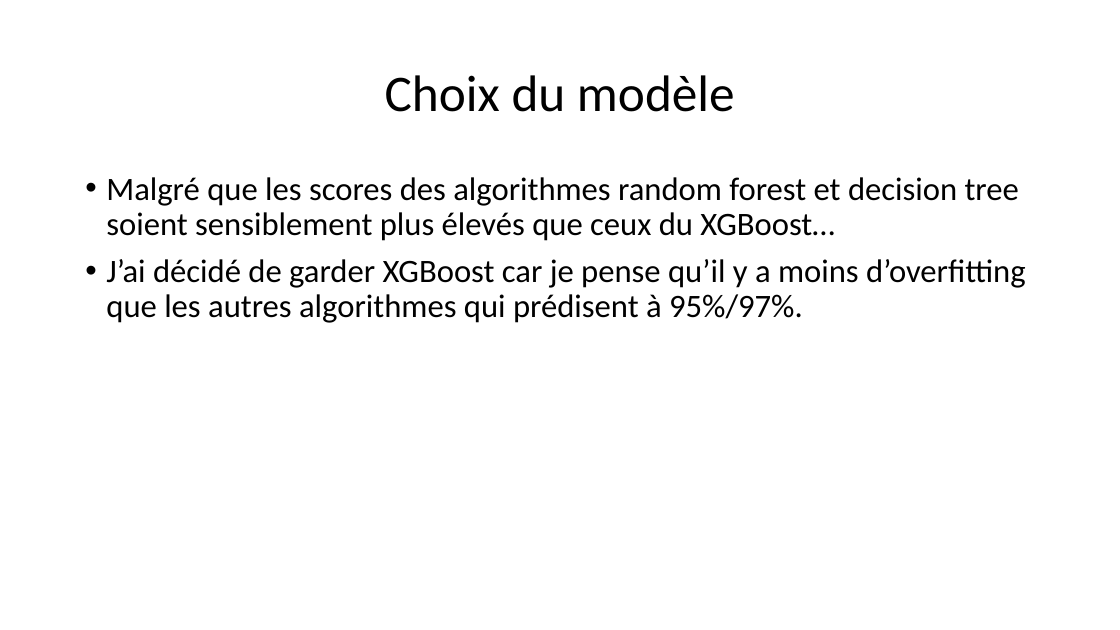
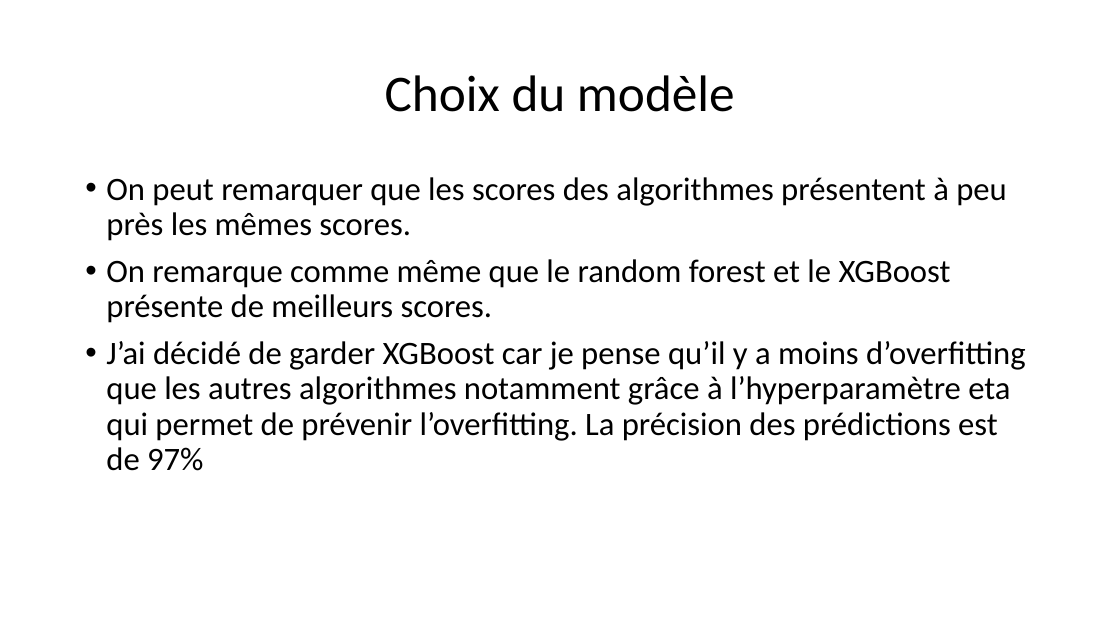
Before and after one commit to dracoeau/projet_python_ppgdalia, a slide deck: slide 12 of Presentation_Projet.pptx (slide 10 before the commit). Drawn at 1120x630 pixels with LibreOffice and Linux fonts; fonts in the diff are those of the drawing. Boxes give left, top, right and bottom in pixels: in the first picture for what was removed or moved away, otherwise in the second. Text is boxed around its words. In the diff, an @@ line names an element or a change of style, - is before the commit and + after.

```diff
--- a/Presentation_Projet.pptx
+++ b/Presentation_Projet.pptx
@@ text at bbox=[106, 177, 1026, 471]: text changed @@
-• Malgré que les scores des algorithmes random forest et decision tree soient sensiblement plus élevés que ceux du XGBoost…
-• J’ai décidé de garder XGBoost car je pense qu’il y a moins d’overfitting que les autres algorithmes qui prédisent à 95%/97%.
+• On peut remarquer que les scores des algorithmes présentent à peu près les mêmes scores.
+• On remarque comme même que le random forest et le XGBoost présente de meilleurs scores.
+• J’ai décidé de garder XGBoost car je pense qu’il y a moins d’overfitting que les autres algorithmes notamment grâce à l’hyperparamètre eta qui permet de prévenir l’overfitting. La précision des prédictions est de 97%
```
Also in this commit, not shown: 2 other slides changed, 2 slides added, 7 other files.
